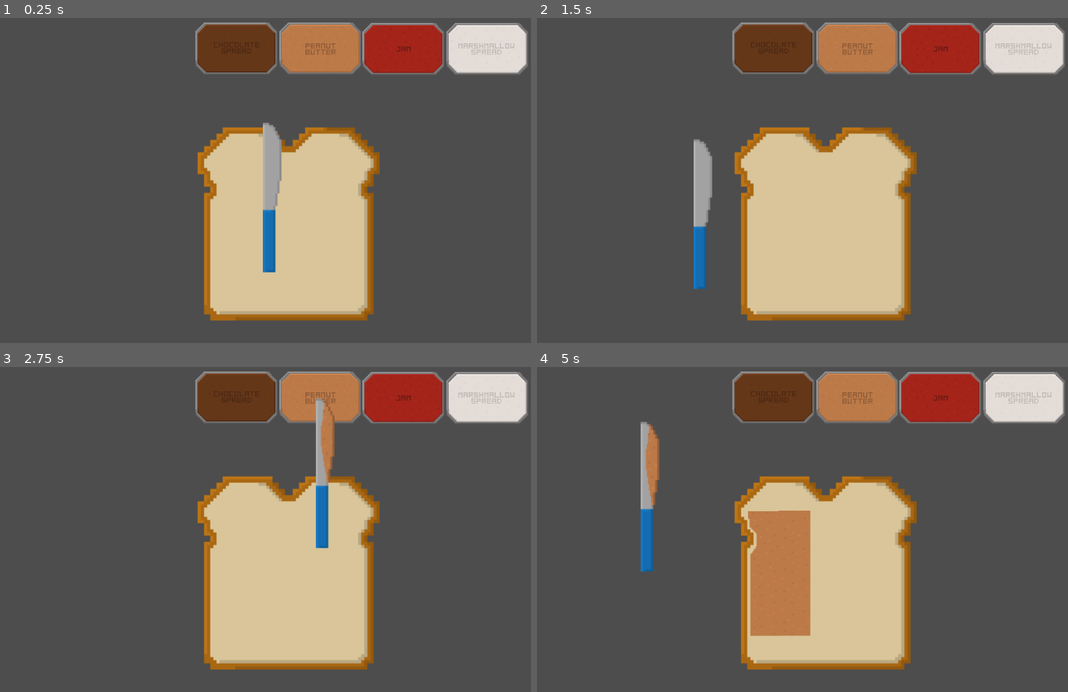
Above: before the commit, frames 1-4 (two rows, left to right).
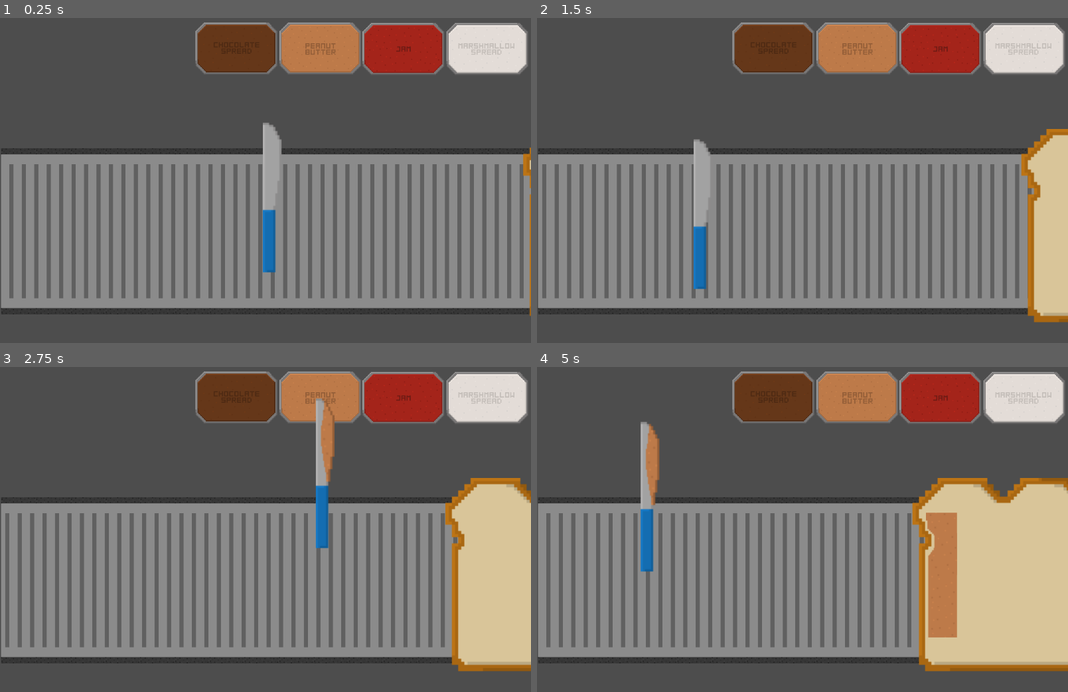
Above: after the commit, the same moments.

Repository: Ipsl0re/Buttery
Game: Godot game, scene res://Scenes/Main.tscn
Same seed, same stepped clock (60 frames per second), same inputs: the game is played once before the commit and once after it.
Inputs (mouse positions are in pixels of both pictures, inside the frame that each line leads up to):
- Up to frame 1 (0.25 s): no input
- Up to frame 2 (1.5 s): move the mouse to (919, 167) at 0.52 s; move the mouse to (696, 200) at 1.27 s
- Up to frame 3 (2.75 s): move the mouse to (318, 458) at 2.02 s
- Up to frame 4 (5 s): move the mouse to (775, 597) at 2.77 s; move the mouse to (961, 581) at 3.52 s; move the mouse to (643, 484) at 4.27 s

The runs differ from the first frame. In frame 1, 42% of the frame differs, in the area x 0-100%, y 33-94%; in frame 2, 44%; in frame 3, 46%; in frame 4, 49%.

Commit message:
Add files via upload

Diff:
--- /dev/null
+++ b/Scenes/Belt.gd
@@ -0,0 +1,6 @@
+extends AnimatedSprite2D
+
+
+# Called when the node enters the scene tree for the first time.
+func _ready():
+	self.play()
--- a/Scenes/Bite.tscn
+++ b/Scenes/Bite.tscn
@@ -13,6 +13,8 @@
 
 [node name="1-1" type="Area2D" parent="."]
 scale = Vector2(2, 2)
+collision_layer = 0
+collision_mask = 16
 
 [node name="CollisionShape2D" type="CollisionShape2D" parent="1-1"]
 shape = SubResource("RectangleShape2D_pstcd")
--- a/Scenes/Bread.tscn
+++ b/Scenes/Bread.tscn
@@ -1,26 +1,18 @@
-[gd_scene load_steps=6 format=3 uid="uid://bxdspsotyetff"]
+[gd_scene load_steps=5 format=3 uid="uid://bxdspsotyetff"]
 
 [ext_resource type="Texture2D" uid="uid://b8yfwdr1frsmf" path="res://Bread/Das Brot.png" id="2_nhwxj"]
 [ext_resource type="Script" path="res://Scripts/Bread.gd" id="2_u38gr"]
 [ext_resource type="PackedScene" uid="uid://bnfx7y5l3tlgm" path="res://Scenes/Bite.tscn" id="3_7078k"]
 
-[sub_resource type="RectangleShape2D" id="RectangleShape2D_05e22"]
-size = Vector2(350, 373)
-
 [sub_resource type="RectangleShape2D" id="RectangleShape2D_0pdsb"]
 size = Vector2(43, 368)
 
-[node name="RigidBody2D" type="RigidBody2D"]
-gravity_scale = 0.0
+[node name="RigidBody2D" type="Node2D"]
 script = ExtResource("2_u38gr")
 
 [node name="Bread" type="Sprite2D" parent="."]
 scale = Vector2(1.5, 1.5)
 texture = ExtResource("2_nhwxj")
-
-[node name="CollisionShape2D" type="CollisionShape2D" parent="."]
-position = Vector2(-3.8147e-06, 0.5)
-shape = SubResource("RectangleShape2D_05e22")
 
 [node name="Area2D" type="Area2D" parent="."]
 position = Vector2(-145.5, 0)
@@ -32,174 +24,204 @@
 
 [node name="Sectors" type="Node2D" parent="."]
 
+[node name="0-0" parent="Sectors" instance=ExtResource("3_7078k")]
+position = Vector2(-120, -149)
+animation = &"Blank"
+
+[node name="0-1" parent="Sectors" instance=ExtResource("3_7078k")]
+position = Vector2(-60, -149)
+animation = &"Blank"
+frame = 1
+
+[node name="0-2" parent="Sectors" instance=ExtResource("3_7078k")]
+position = Vector2(0, -149)
+animation = &"Blank"
+frame = 3
+
+[node name="0-3" parent="Sectors" instance=ExtResource("3_7078k")]
+position = Vector2(60, -149)
+animation = &"Blank"
+frame = 1
+flip_h = true
+
+[node name="0-4" parent="Sectors" instance=ExtResource("3_7078k")]
+position = Vector2(120, -149)
+animation = &"Blank"
+flip_h = true
+
+[node name="1-0" parent="Sectors" instance=ExtResource("3_7078k")]
+position = Vector2(-120, -89)
+animation = &"Blank"
+frame = 2
+
 [node name="1-1" parent="Sectors" instance=ExtResource("3_7078k")]
-position = Vector2(-120, -149)
-animation = &"Blank"
+position = Vector2(-60, -89)
+scale = Vector2(1.525, 1.525)
+animation = &"Blank"
+frame = 4
 
 [node name="1-2" parent="Sectors" instance=ExtResource("3_7078k")]
-position = Vector2(-60, -149)
-animation = &"Blank"
-frame = 1
+position = Vector2(0, -89)
+animation = &"Blank"
+frame = 4
 
 [node name="1-3" parent="Sectors" instance=ExtResource("3_7078k")]
-position = Vector2(0, -149)
-animation = &"Blank"
-frame = 3
+position = Vector2(61, -89.5)
+scale = Vector2(1.55, 1.525)
+animation = &"Blank"
+frame = 4
 
 [node name="1-4" parent="Sectors" instance=ExtResource("3_7078k")]
-position = Vector2(60, -149)
-animation = &"Blank"
-frame = 1
-flip_h = true
-
-[node name="1-5" parent="Sectors" instance=ExtResource("3_7078k")]
-position = Vector2(120, -149)
-animation = &"Blank"
-flip_h = true
+position = Vector2(120, -89)
+animation = &"Blank"
+frame = 2
+flip_h = true
+
+[node name="2-0" parent="Sectors" instance=ExtResource("3_7078k")]
+position = Vector2(-120, -29)
+animation = &"Blank"
+frame = 5
 
 [node name="2-1" parent="Sectors" instance=ExtResource("3_7078k")]
-position = Vector2(-120, -89)
-animation = &"Blank"
-frame = 2
+position = Vector2(-60.5, -29.5)
+scale = Vector2(1.525, 1.525)
+animation = &"Blank"
+frame = 4
 
 [node name="2-2" parent="Sectors" instance=ExtResource("3_7078k")]
-position = Vector2(-60, -89)
-scale = Vector2(1.525, 1.525)
+position = Vector2(0, -29.5)
+scale = Vector2(1.5, 1.525)
 animation = &"Blank"
 frame = 4
 
 [node name="2-3" parent="Sectors" instance=ExtResource("3_7078k")]
-position = Vector2(0, -89)
+position = Vector2(60, -29.5)
+scale = Vector2(1.5, 1.525)
 animation = &"Blank"
 frame = 4
 
 [node name="2-4" parent="Sectors" instance=ExtResource("3_7078k")]
-position = Vector2(61, -89.5)
-scale = Vector2(1.55, 1.525)
-animation = &"Blank"
-frame = 4
-
-[node name="2-5" parent="Sectors" instance=ExtResource("3_7078k")]
-position = Vector2(120, -89)
-animation = &"Blank"
-frame = 2
-flip_h = true
+position = Vector2(120, -29)
+animation = &"Blank"
+frame = 5
+flip_h = true
+
+[node name="3-0" parent="Sectors" instance=ExtResource("3_7078k")]
+position = Vector2(-120, 31)
+animation = &"Blank"
+frame = 6
 
 [node name="3-1" parent="Sectors" instance=ExtResource("3_7078k")]
-position = Vector2(-120, -29)
-animation = &"Blank"
-frame = 5
+position = Vector2(-60.5, 30.5)
+scale = Vector2(1.525, 1.525)
+animation = &"Blank"
+frame = 4
 
 [node name="3-2" parent="Sectors" instance=ExtResource("3_7078k")]
-position = Vector2(-60.5, -29.5)
-scale = Vector2(1.525, 1.525)
+position = Vector2(0, 30.5)
+scale = Vector2(1.5, 1.525)
 animation = &"Blank"
 frame = 4
 
 [node name="3-3" parent="Sectors" instance=ExtResource("3_7078k")]
-position = Vector2(0, -29.5)
-scale = Vector2(1.5, 1.525)
+position = Vector2(61, 30.5)
+scale = Vector2(1.55, 1.525)
 animation = &"Blank"
 frame = 4
 
 [node name="3-4" parent="Sectors" instance=ExtResource("3_7078k")]
-position = Vector2(60, -29.5)
-scale = Vector2(1.5, 1.525)
-animation = &"Blank"
-frame = 4
-
-[node name="3-5" parent="Sectors" instance=ExtResource("3_7078k")]
-position = Vector2(120, -29)
-animation = &"Blank"
-frame = 5
-flip_h = true
+position = Vector2(120, 31)
+animation = &"Blank"
+frame = 6
+flip_h = true
+
+[node name="4-0" parent="Sectors" instance=ExtResource("3_7078k")]
+position = Vector2(-120, 91)
+animation = &"Blank"
+frame = 6
 
 [node name="4-1" parent="Sectors" instance=ExtResource("3_7078k")]
-position = Vector2(-120, 31)
-animation = &"Blank"
-frame = 6
+position = Vector2(-60.5, 90.5)
+scale = Vector2(1.525, 1.525)
+animation = &"Blank"
+frame = 4
 
 [node name="4-2" parent="Sectors" instance=ExtResource("3_7078k")]
-position = Vector2(-60.5, 30.5)
-scale = Vector2(1.525, 1.525)
+position = Vector2(0, 90.5)
+scale = Vector2(1.5, 1.525)
 animation = &"Blank"
 frame = 4
 
 [node name="4-3" parent="Sectors" instance=ExtResource("3_7078k")]
-position = Vector2(0, 30.5)
-scale = Vector2(1.5, 1.525)
+position = Vector2(61, 90.5)
+scale = Vector2(1.55, 1.525)
 animation = &"Blank"
 frame = 4
 
 [node name="4-4" parent="Sectors" instance=ExtResource("3_7078k")]
-position = Vector2(61, 30.5)
-scale = Vector2(1.55, 1.525)
-animation = &"Blank"
-frame = 4
-
-[node name="4-5" parent="Sectors" instance=ExtResource("3_7078k")]
-position = Vector2(120, 31)
-animation = &"Blank"
-frame = 6
-flip_h = true
-
-[node name="5-1" parent="Sectors" instance=ExtResource("3_7078k")]
-position = Vector2(-120, 91)
-animation = &"Blank"
-frame = 6
-
-[node name="5-2" parent="Sectors" instance=ExtResource("3_7078k")]
-position = Vector2(-60.5, 90.5)
-scale = Vector2(1.525, 1.525)
-animation = &"Blank"
-frame = 4
-
-[node name="5-3" parent="Sectors" instance=ExtResource("3_7078k")]
-position = Vector2(0, 90.5)
-scale = Vector2(1.5, 1.525)
-animation = &"Blank"
-frame = 4
-
-[node name="5-4" parent="Sectors" instance=ExtResource("3_7078k")]
-position = Vector2(61, 90.5)
-scale = Vector2(1.55, 1.525)
-animation = &"Blank"
-frame = 4
-
-[node name="5-5" parent="Sectors" instance=ExtResource("3_7078k")]
 position = Vector2(120, 91.5)
 scale = Vector2(1.5, 1.575)
 animation = &"Blank"
 frame = 6
 flip_h = true
 
-[node name="6-1" parent="Sectors" instance=ExtResource("3_7078k")]
+[node name="5-0" parent="Sectors" instance=ExtResource("3_7078k")]
 position = Vector2(-120, 151)
 animation = &"Blank"
 frame = 7
 
-[node name="6-2" parent="Sectors" instance=ExtResource("3_7078k")]
+[node name="5-1" parent="Sectors" instance=ExtResource("3_7078k")]
 position = Vector2(-60.5, 150.5)
 scale = Vector2(1.525, 1.525)
 animation = &"Blank"
 frame = 8
 
-[node name="6-3" parent="Sectors" instance=ExtResource("3_7078k")]
+[node name="5-2" parent="Sectors" instance=ExtResource("3_7078k")]
 position = Vector2(-7.62939e-06, 150.5)
 scale = Vector2(1.5, 1.525)
 animation = &"Blank"
 frame = 8
 
-[node name="6-4" parent="Sectors" instance=ExtResource("3_7078k")]
+[node name="5-3" parent="Sectors" instance=ExtResource("3_7078k")]
 position = Vector2(61, 150.5)
 scale = Vector2(1.55, 1.525)
 animation = &"Blank"
 frame = 8
 
-[node name="6-5" parent="Sectors" instance=ExtResource("3_7078k")]
+[node name="5-4" parent="Sectors" instance=ExtResource("3_7078k")]
 position = Vector2(120, 151)
 animation = &"Blank"
 frame = 7
 flip_h = true
 
 [connection signal="area_entered" from="Area2D" to="." method="_on_area_2d_area_entered"]
+[connection signal="newspread" from="Sectors/0-0" to="." method="_on__newspread"]
+[connection signal="newspread" from="Sectors/0-1" to="." method="_on__newspread"]
+[connection signal="newspread" from="Sectors/0-2" to="." method="_on__newspread"]
+[connection signal="newspread" from="Sectors/0-3" to="." method="_on__newspread"]
+[connection signal="newspread" from="Sectors/0-4" to="." method="_on__newspread"]
+[connection signal="newspread" from="Sectors/1-0" to="." method="_on__newspread"]
+[connection signal="newspread" from="Sectors/1-1" to="." method="_on__newspread"]
+[connection signal="newspread" from="Sectors/1-2" to="." method="_on__newspread"]
+[connection signal="newspread" from="Sectors/1-3" to="." method="_on__newspread"]
+[connection signal="newspread" from="Sectors/1-4" to="." method="_on__newspread"]
+[connection signal="newspread" from="Sectors/2-0" to="." method="_on__newspread"]
+[connection signal="newspread" from="Sectors/2-1" to="." method="_on__newspread"]
+[connection signal="newspread" from="Sectors/2-2" to="." method="_on__newspread"]
+[connection signal="newspread" from="Sectors/2-3" to="." method="_on__newspread"]
+[connection signal="newspread" from="Sectors/2-4" to="." method="_on__newspread"]
+[connection signal="newspread" from="Sectors/3-0" to="." method="_on__newspread"]
+[connection signal="newspread" from="Sectors/3-1" to="." method="_on__newspread"]
+[connection signal="newspread" from="Sectors/3-2" to="." method="_on__newspread"]
+[connection signal="newspread" from="Sectors/3-3" to="." method="_on__newspread"]
+[connection signal="newspread" from="Sectors/3-4" to="." method="_on__newspread"]
+[connection signal="newspread" from="Sectors/4-0" to="." method="_on__newspread"]
+[connection signal="newspread" from="Sectors/4-1" to="." method="_on__newspread"]
+[connection signal="newspread" from="Sectors/4-2" to="." method="_on__newspread"]
+[connection signal="newspread" from="Sectors/4-3" to="." method="_on__newspread"]
+[connection signal="newspread" from="Sectors/4-4" to="." method="_on__newspread"]
+[connection signal="newspread" from="Sectors/5-0" to="." method="_on__newspread"]
+[connection signal="newspread" from="Sectors/5-1" to="." method="_on__newspread"]
+[connection signal="newspread" from="Sectors/5-2" to="." method="_on__newspread"]
+[connection signal="newspread" from="Sectors/5-3" to="." method="_on__newspread"]
+[connection signal="newspread" from="Sectors/5-4" to="." method="_on__newspread"]
--- a/Scenes/Knoife.tscn
+++ b/Scenes/Knoife.tscn
@@ -45,6 +45,8 @@
 script = ExtResource("2_adp2g")
 
 [node name="Area2D" type="Area2D" parent="."]
+collision_layer = 17
+collision_mask = 17
 
 [node name="CollisionShape2D" type="CollisionShape2D" parent="Area2D"]
 position = Vector2(4, -14.75)
--- a/Scenes/Main.tscn
+++ b/Scenes/Main.tscn
@@ -1,9 +1,40 @@
-[gd_scene load_steps=6 format=3 uid="uid://j8ka0qce5i8w"]
+[gd_scene load_steps=12 format=3 uid="uid://j8ka0qce5i8w"]
 
 [ext_resource type="PackedScene" uid="uid://cdxj51miuxmj1" path="res://Scenes/Knoife.tscn" id="1_ocxft"]
 [ext_resource type="PackedScene" uid="uid://dl3n1enbt7qp5" path="res://Scenes/Pot.tscn" id="2_ewhp2"]
 [ext_resource type="Script" path="res://Scripts/Breadmanager.gd" id="3_yapqb"]
 [ext_resource type="PackedScene" uid="uid://bxdspsotyetff" path="res://Scenes/Bread.tscn" id="4_s26hv"]
+[ext_resource type="Texture2D" uid="uid://iiu8ew7pvd7a" path="res://Conveyor Belt.png" id="5_yp8fh"]
+[ext_resource type="Script" path="res://Scenes/Belt.gd" id="6_eil1r"]
+
+[sub_resource type="AtlasTexture" id="AtlasTexture_87rnw"]
+atlas = ExtResource("5_yp8fh")
+region = Rect2(0, 0, 1024, 320)
+
+[sub_resource type="AtlasTexture" id="AtlasTexture_3dbj6"]
+atlas = ExtResource("5_yp8fh")
+region = Rect2(1024, 0, 1024, 320)
+
+[sub_resource type="AtlasTexture" id="AtlasTexture_4rhgl"]
+atlas = ExtResource("5_yp8fh")
+region = Rect2(2048, 0, 1024, 320)
+
+[sub_resource type="SpriteFrames" id="SpriteFrames_eox2d"]
+animations = [{
+"frames": [{
+"duration": 1.0,
+"texture": SubResource("AtlasTexture_87rnw")
+}, {
+"duration": 1.0,
+"texture": SubResource("AtlasTexture_3dbj6")
+}, {
+"duration": 1.0,
+"texture": SubResource("AtlasTexture_4rhgl")
+}],
+"loop": true,
+"name": &"default",
+"speed": 7.5
+}]
 
 [sub_resource type="RectangleShape2D" id="RectangleShape2D_14oeb"]
 size = Vector2(26, 462)
@@ -16,11 +47,19 @@
 [node name="Pots" parent="." instance=ExtResource("2_ewhp2")]
 
 [node name="Breadmanager" type="Node2D" parent="."]
-position = Vector2(557, 145)
+position = Vector2(1286, 372)
 script = ExtResource("3_yapqb")
 
+[node name="Belt" type="AnimatedSprite2D" parent="Breadmanager"]
+z_index = -10
+position = Vector2(-772, 40)
+sprite_frames = SubResource("SpriteFrames_eox2d")
+frame_progress = 0.114549
+script = ExtResource("6_eil1r")
+
 [node name="Bread" parent="Breadmanager" instance=ExtResource("4_s26hv")]
-position = Vector2(0, 253)
+z_index = 3
+position = Vector2(-86, 29)
 
 [node name="Area2D" type="Area2D" parent="."]
 position = Vector2(101, 399)
@@ -32,4 +71,5 @@
 shape = SubResource("RectangleShape2D_14oeb")
 
 [connection signal="newspread" from="Pots" to="Knife" method="_on_pots_newspread"]
+[connection signal="compare" from="Breadmanager/Bread" to="Breadmanager" method="_on_bread_compare"]
 [connection signal="area_entered" from="Area2D" to="Breadmanager" method="_on_area_2d_area_entered"]
--- a/Scenes/Menu.tscn
+++ b/Scenes/Menu.tscn
@@ -3,8 +3,22 @@
 [node name="Menu" type="Node2D"]
 
 [node name="Button" type="Button" parent="."]
-offset_left = 179.0
-offset_top = 332.0
-offset_right = 369.0
-offset_bottom = 444.0
-text = "Start"
+offset_left = 183.0
+offset_top = 295.0
+offset_right = 373.0
+offset_bottom = 407.0
+text = "Timed Mode"
+
+[node name="Button2" type="Button" parent="."]
+offset_left = 398.0
+offset_top = 461.0
+offset_right = 588.0
+offset_bottom = 573.0
+text = "Tutorial"
+
+[node name="Button3" type="Button" parent="."]
+offset_left = 610.0
+offset_top = 296.0
+offset_right = 800.0
+offset_bottom = 408.0
+text = "Puzzle Mode"
--- a/Scripts/Bite.gd
+++ b/Scripts/Bite.gd
@@ -1,7 +1,12 @@
 extends AnimatedSprite2D
 
+signal newspread(type, pos)
+var pos = [0,0]
 var shape
 func _ready():
+	var postring = str(get_name())
+	pos[0] = int(postring[0])
+	pos[1] = int(postring[2])
 	shape = self.get_frame()
 
 func _on__area_entered(area):
@@ -20,3 +25,4 @@
 			self.set_animation("Malo")
 			pass
 	self.set_frame(shape)
+	emit_signal("newspread", type, pos)
--- a/Scripts/Bread.gd
+++ b/Scripts/Bread.gd
@@ -1,12 +1,24 @@
-extends RigidBody2D
+extends Node2D
+
+signal compare(grid)
+var grid = []
+var grid_width = 5
+var grid_height = 6
+
+func _ready():
+	for i in grid_height:
+		grid.append([])
+		for j in grid_width:
+			grid[i].append(0) # Set a starter value for each position
+
 
 # Called every frame. 'delta' is the elapsed time since the previous frame.
-func _ready():
-	#add_constant_central_force(Vector2(-10, 0))
-	pass
-
-func _compare():
-	pass
+func _process(delta):
+	translate(Vector2(-1, 0))
 
 func _on_area_2d_area_entered(area):
 	queue_free()
+
+func _on__newspread(type, pos):
+	grid[pos[0]][pos[1]] = type
+	emit_signal("compare", grid)
--- a/Scripts/Breadmanager.gd
+++ b/Scripts/Breadmanager.gd
@@ -1,19 +1,31 @@
 extends Node2D
 
 var loaf = preload("res://Scenes/Bread.tscn")
-# Called when the node enters the scene tree for the first time.
+
+var grid = []
+var grid_width = 5
+var grid_height = 6
+
 func _ready():
-	pass
+	for i in grid_height:
+		grid.append([])
+		for j in grid_width:
+			grid[i].append(1) # Set a starter value for each position
 
 # Called every frame. 'delta' is the elapsed time since the previous frame.
 func _process(delta):
 	pass
 
-func _newslice():
+func _on_area_2d_area_entered(area):
 	var instance = loaf.instantiate()
 	add_child(instance)
 
 
-func _on_area_2d_area_entered(area):
-	var instance = loaf.instantiate()
-	add_child(instance)
+func _on_bread_compare(ogrid):
+	var passes = true
+	for i in grid_height:
+		for j in grid_width:
+			if grid[i][j] != ogrid[i][j]:
+				passes = false
+	if passes == true:
+		print("Match!")
Not shown, added: Conveyor Belt.png.import
